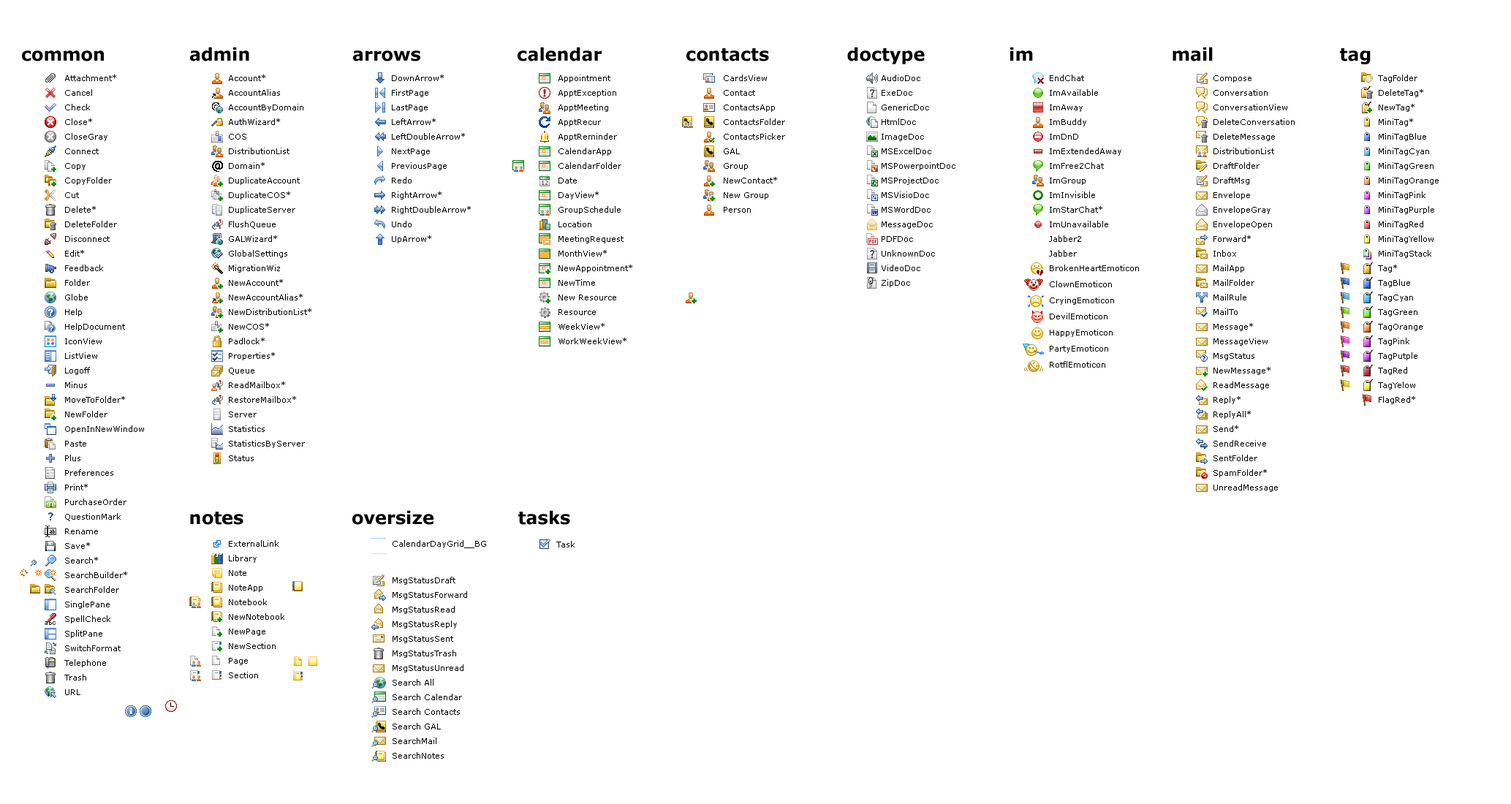
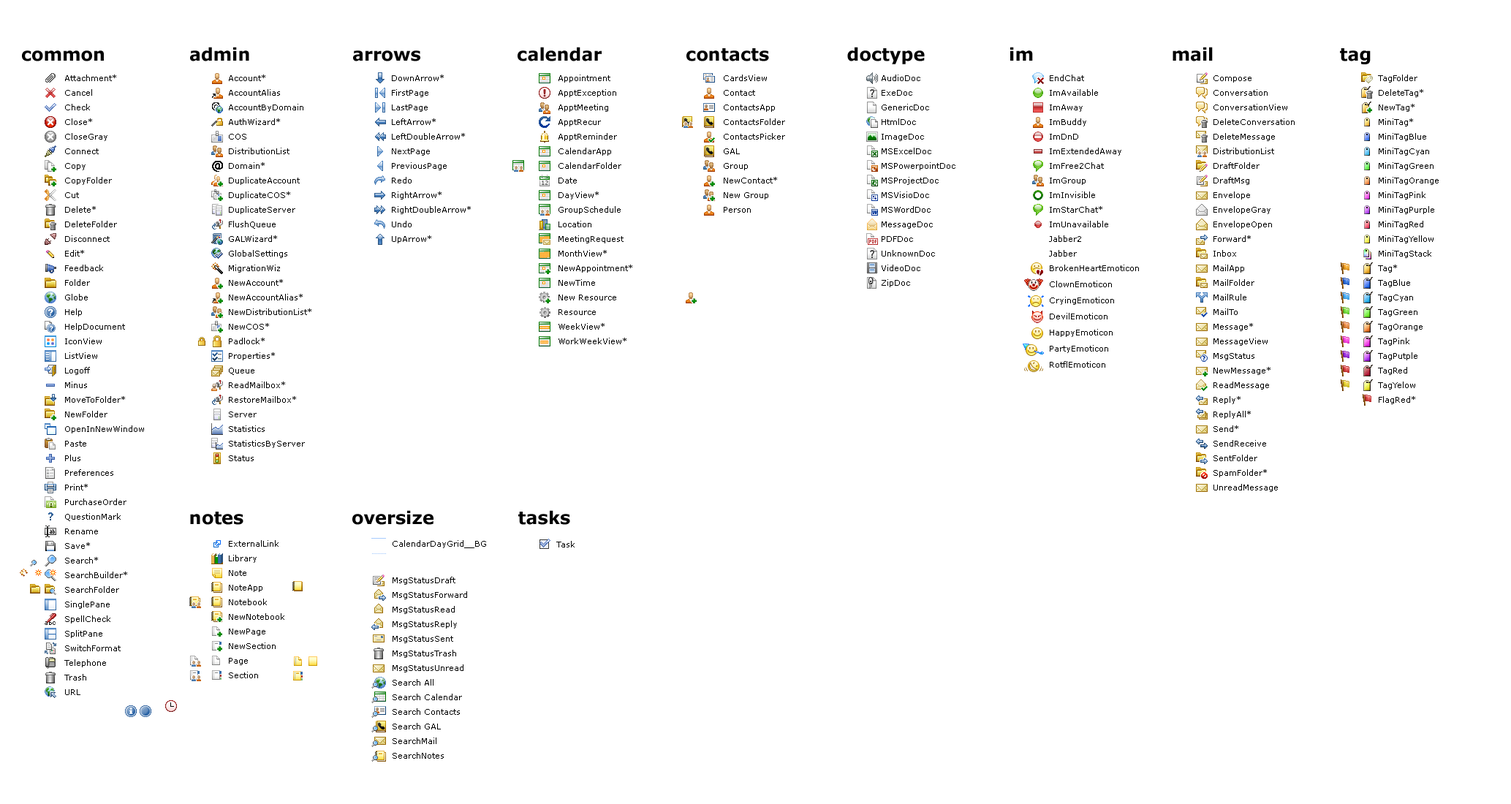
Layer changes from the first 1511×804 image to the second:
painted on "icons" over [198, 335, 221, 346]
